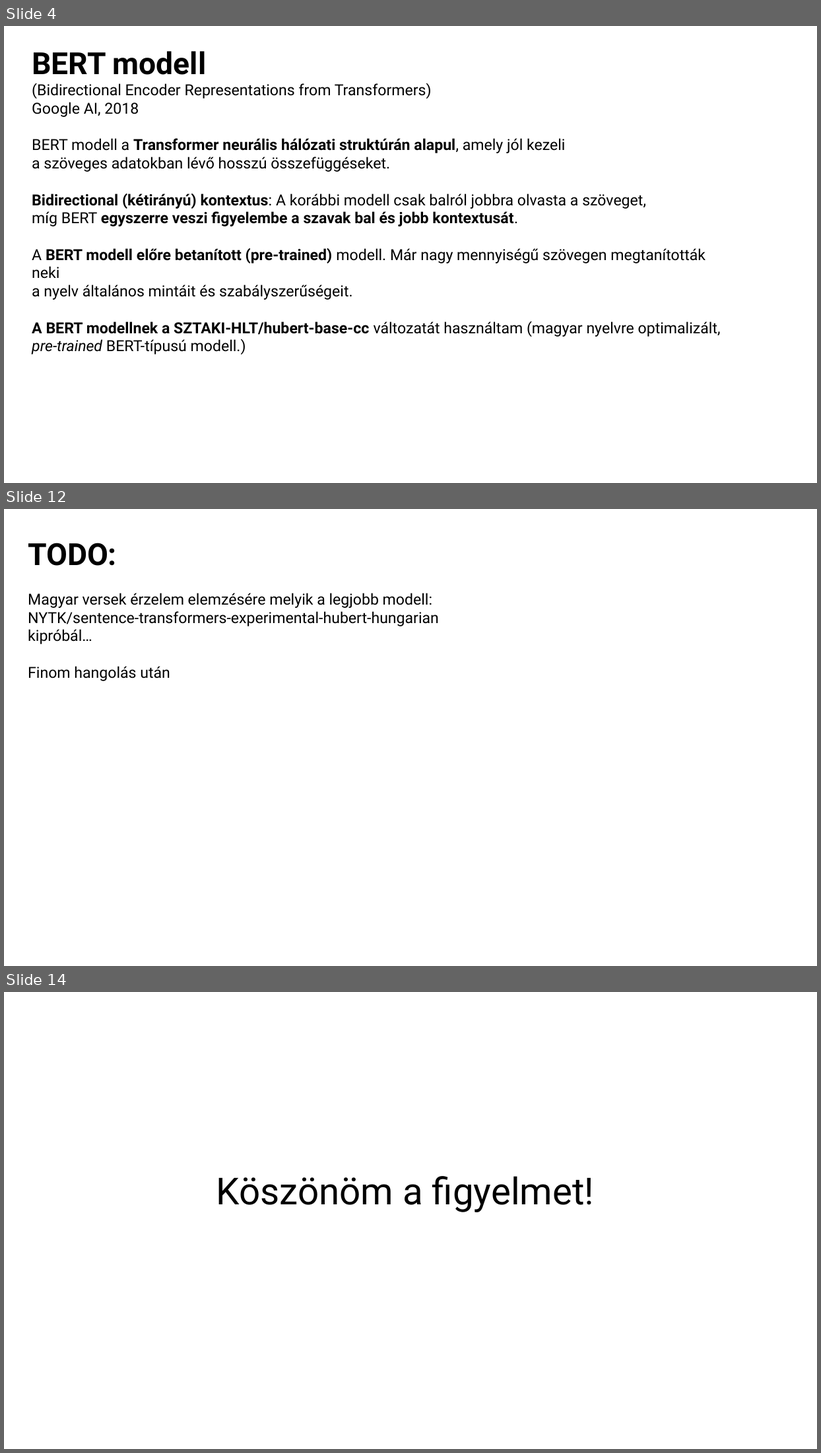
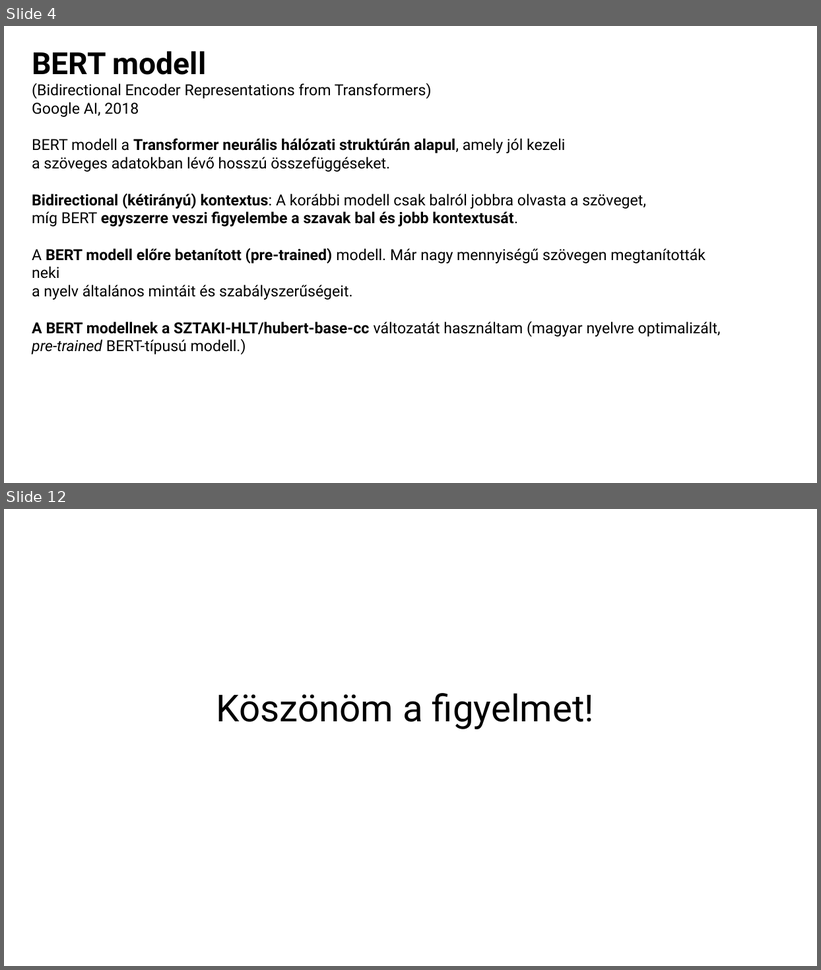
Before and after one commit to minorharpman/erzelemelemzes, a slide deck: Erzelemelemzes.pptx. Shown one above the other, each under a label of ours: slides 4, 12 and 14 before the commit, slides 4 and 12 after it; the slides between them are not shown. The pictures are 821x1453 and 821x970 pixels, drawn with LibreOffice and Linux fonts; fonts in the diff are those of the drawing. Boxes give left, top, right and bottom in pixels: in the first picture for what was removed or moved away, otherwise in the second. Text is boxed around its words. In the diff, an @@ line names an element or a change of style, - is before the commit and + after.

```diff
--- a/Erzelemelemzes.pptx
+++ b/Erzelemelemzes.pptx
@@ slide 12 removed at bbox=[4, 509, 817, 966], background #FFFFFF @@
@@ text removed at bbox=[28, 543, 439, 681] @@
-TODO:
-Magyar versek érzelem elemzésére melyik a legjobb modell:
-NYTK/sentence-transformers-experimental-hubert-hungarian kipróbál…
-Finom hangolás után
@@ what was slide 14 is now slide 12 @@
```
Also in this commit, not shown: 5 slides changed, 4 slides added, 5 other slides removed, 1 other file.
